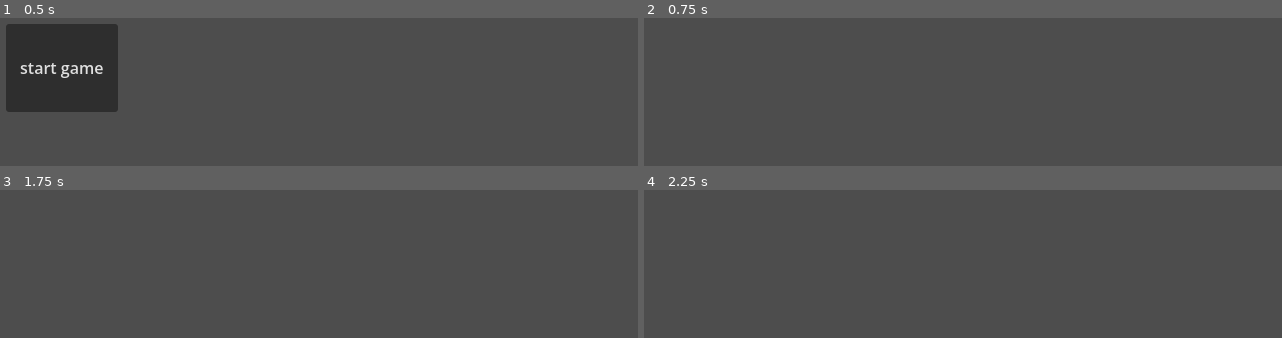
Above: before the commit, frames 1-4 (two rows, left to right).
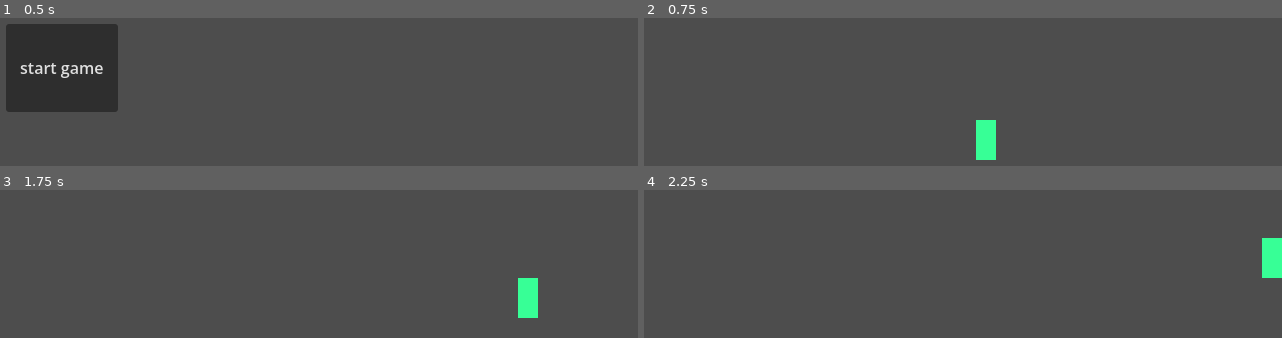
Above: after the commit, the same moments.

Repository: TheRealRaichu/speed-platformer-snake
Game: Godot game, scene res://scenes/scene_root.tscn
Same seed, same stepped clock (60 frames per second), same inputs: the game is played once before the commit and once after it.
Inputs:
- Up to frame 1 (0.5 s): no input
- Up to frame 2 (0.75 s): click "start game" at 0.5 s
- Up to frame 3 (1.75 s): tap Enter at 1.25 s; hold Right (move_right) from 1.28 s (still down); hold X (ability) from 1.28 s (still down); tap C (jump) at 1.52, 1.55 s
- Up to frame 4 (2.25 s): keep holding Right (move_right); tap C (jump) at 1.82, 2.1 s; release X (ability) at 2.03 s

Frame 1 is identical in both runs. In frame 2, 0.8% of the frame differs, in the area x 52-56%, y 68-96%; in frame 3, 0.8%; in frame 4, 0.8%.

Commit message:
some more main setup
added game, background, level, player, ui scenes
ported player controller

Diff:
--- /dev/null
+++ b/speed-platformer-snake/scenes/background.tscn
@@ -0,0 +1,14 @@
+[gd_scene format=3 uid="uid://cfflsu6078laj"]
+
+[ext_resource type="Script" uid="uid://v6ans72kx0ni" path="res://scripts/background.gd" id="1_bkp1e"]
+[ext_resource type="Texture2D" uid="uid://vuxw8qacfs36" path="res://assets/day.png" id="2_y0upk"]
+
+[node name="background" type="Node2D" unique_id=221064305]
+script = ExtResource("1_bkp1e")
+
+[node name="TextureRect" type="TextureRect" parent="." unique_id=617499027]
+offset_right = 640.0
+offset_bottom = 360.0
+texture = ExtResource("2_y0upk")
+expand_mode = 1
+stretch_mode = 4
--- /dev/null
+++ b/speed-platformer-snake/scenes/base.tscn
@@ -0,0 +1,6 @@
+[gd_scene format=3 uid="uid://dqcaa0bjtj5wh"]
+
+[ext_resource type="Script" uid="uid://d1moe7g1kvpgy" path="res://scripts/base.gd" id="1_pvqg0"]
+
+[node name="base" type="Node2D" unique_id=1695991625]
+script = ExtResource("1_pvqg0")
--- a/speed-platformer-snake/scenes/game.tscn
+++ b/speed-platformer-snake/scenes/game.tscn
@@ -1,6 +1,20 @@
 [gd_scene format=3 uid="uid://jhsoolrlm53t"]
 
 [ext_resource type="Script" uid="uid://bivp5q51uujrg" path="res://scripts/game.gd" id="1_uwrxv"]
+[ext_resource type="PackedScene" uid="uid://cfflsu6078laj" path="res://scenes/background.tscn" id="2_yqjtg"]
+[ext_resource type="PackedScene" uid="uid://ptry1uquv1at" path="res://scenes/level.tscn" id="3_lbhrr"]
+[ext_resource type="PackedScene" uid="uid://du50hfe0ks5dj" path="res://scenes/game_ui.tscn" id="3_lnu2h"]
+[ext_resource type="PackedScene" uid="uid://g5s3jnkbsdnp" path="res://scenes/player.tscn" id="4_iywne"]
 
 [node name="game" type="Node2D" unique_id=1548409513]
 script = ExtResource("1_uwrxv")
+
+[node name="background" parent="." unique_id=221064305 instance=ExtResource("2_yqjtg")]
+visible = false
+
+[node name="level" parent="." unique_id=2028525708 instance=ExtResource("3_lbhrr")]
+
+[node name="player" parent="." unique_id=2146727731 instance=ExtResource("4_iywne")]
+position = Vector2(344, 312)
+
+[node name="Game UI" parent="." unique_id=421787168 instance=ExtResource("3_lnu2h")]
--- /dev/null
+++ b/speed-platformer-snake/scenes/game_ui.tscn
@@ -0,0 +1,12 @@
+[gd_scene format=3 uid="uid://du50hfe0ks5dj"]
+
+[ext_resource type="Script" uid="uid://we1ppbodmp8s" path="res://scripts/game_ui.gd" id="1_yubou"]
+
+[node name="Game UI" type="Control" unique_id=421787168]
+layout_mode = 3
+anchors_preset = 15
+anchor_right = 1.0
+anchor_bottom = 1.0
+grow_horizontal = 2
+grow_vertical = 2
+script = ExtResource("1_yubou")
--- /dev/null
+++ b/speed-platformer-snake/scenes/level.tscn
@@ -0,0 +1,39 @@
+[gd_scene format=3 uid="uid://ptry1uquv1at"]
+
+[ext_resource type="Script" uid="uid://bc1spq2d8en42" path="res://scripts/level.gd" id="1_2q6dc"]
+
+[sub_resource type="RectangleShape2D" id="RectangleShape2D_w8frs"]
+size = Vector2(704, 40)
+
+[sub_resource type="RectangleShape2D" id="RectangleShape2D_w7c3h"]
+size = Vector2(32, 400)
+
+[node name="level" type="Node2D" unique_id=2028525708]
+script = ExtResource("1_2q6dc")
+
+[node name="floor" type="StaticBody2D" parent="." unique_id=1008413870]
+
+[node name="CollisionShape2D" type="CollisionShape2D" parent="floor" unique_id=1598567754]
+position = Vector2(320, 340)
+shape = SubResource("RectangleShape2D_w8frs")
+
+[node name="ceiling" type="StaticBody2D" parent="." unique_id=746717990]
+position = Vector2(0, -360)
+
+[node name="CollisionShape2D" type="CollisionShape2D" parent="ceiling" unique_id=1620165336]
+position = Vector2(320, 340)
+shape = SubResource("RectangleShape2D_w8frs")
+
+[node name="left wall" type="StaticBody2D" parent="." unique_id=1759145662]
+position = Vector2(-320, -264)
+
+[node name="CollisionShape2D" type="CollisionShape2D" parent="left wall" unique_id=507387012]
+position = Vector2(304, 424)
+shape = SubResource("RectangleShape2D_w7c3h")
+
+[node name="right wall" type="StaticBody2D" parent="." unique_id=1973651058]
+position = Vector2(352, -264)
+
+[node name="CollisionShape2D" type="CollisionShape2D" parent="right wall" unique_id=1971801664]
+position = Vector2(304, 424)
+shape = SubResource("RectangleShape2D_w7c3h")
--- /dev/null
+++ b/speed-platformer-snake/scenes/player.tscn
@@ -0,0 +1,19 @@
+[gd_scene format=3 uid="uid://g5s3jnkbsdnp"]
+
+[ext_resource type="Script" uid="uid://476kcg0wdvdb" path="res://scripts/player.gd" id="1_3vyb7"]
+
+[sub_resource type="CapsuleShape2D" id="CapsuleShape2D_u8vuu"]
+height = 40.0
+
+[node name="player" type="CharacterBody2D" unique_id=1759500252 groups=["player"]]
+script = ExtResource("1_3vyb7")
+
+[node name="CollisionShape2D" type="CollisionShape2D" parent="." unique_id=854408467]
+position = Vector2(0, -20)
+shape = SubResource("CapsuleShape2D_u8vuu")
+
+[node name="ColorRect" type="ColorRect" parent="." unique_id=1646014691]
+offset_left = -10.0
+offset_top = -40.0
+offset_right = 10.0
+color = Color(0.21568628, 1, 0.5882353, 1)
--- /dev/null
+++ b/speed-platformer-snake/scripts/background.gd
@@ -0,0 +1,3 @@
+extends Node2D
+
+## BACKGROUND
--- /dev/null
+++ b/speed-platformer-snake/scripts/base.gd
@@ -0,0 +1,3 @@
+extends Node2D
+
+## BASE
--- a/speed-platformer-snake/scripts/game.gd
+++ b/speed-platformer-snake/scripts/game.gd
@@ -6,3 +6,6 @@
 # REFERENCES
 # reference to scenemanger, set when initialized
 var scene_manager
+
+# GAME DATA
+var day_count := 0 # score for how many days survived
--- /dev/null
+++ b/speed-platformer-snake/scripts/game_ui.gd
@@ -0,0 +1,3 @@
+extends Control
+
+## GAME UI
--- /dev/null
+++ b/speed-platformer-snake/scripts/level.gd
@@ -0,0 +1,3 @@
+extends Node2D
+
+## LEVEL
--- /dev/null
+++ b/speed-platformer-snake/scripts/player.gd
@@ -0,0 +1,148 @@
+extends CharacterBody2D
+
+## PLAYER
+
+# CONTROLLER ==============
+
+# base movement
+const SPEED := 300.0 # running speed
+const JUMP_VELOCITY := -500.0 # jump impulse
+
+# normal jump
+const BASE_GRAVITY := 1600 # gravity on inital jump/falling of ledge
+const RELEASE_GRAVITY := 6400 # gravity applied after jump key is released,
+const HELD_APEX_GRAVITY := 800 # gravity from when approaching jump apex while jump key is held
+const PRE_APEX_INTERVAL := .2 # timer before apex gravity is in effect
+var is_jump := false # tracks if player is in their own jump or just falling
+var jump_released := false # tracks when player releases jump input mid jump
+var current_gravity := BASE_GRAVITY # current gravity used in physics_process
+
+# wall jump
+const WALLJUMP_VELOCITY := -400.0 # y velocity after wall jump
+const WALL_PUSHBACK_VELOCITY := 300 # x velocity after wall jump
+const WALLJUMP_IGNORE_DURATION := .15 # duration to ignore x input after wall jump
+var walljump_ignore_x := false # should ignore deceleration and run input?
+var wall_slide := false # is sliding on wall?
+const WALL_SLIDE_Y_VELOCITY := 100 # target velocity when sliding down a wall
+
+# blink
+const TELEPORTATION_DISTANCE := 100 # distance teleported in pixels
+const BLINK_OUT_VELOCITY := 500 # amount of velocity added in blink direction after charge blink
+const BLINK_DURATION := .2 # how long blink takes from start to finish
+const MAX_BLINK := 3 # max amount of blink charges that can be held
+var current_blink : int # current number of blinks on hand
+
+# HELPERS FOR CHARACTER CONTROLLER
+# called from physics process
+func set_apex_timer():
+	var apex_timer = Timer.new() # initialize apex gravity timer and application
+	# initialize timer attributes
+	apex_timer.one_shot = true
+	apex_timer.wait_time = PRE_APEX_INTERVAL
+	apex_timer.timeout.connect(func():
+		if Input.is_action_pressed("jump") and not jump_released: # only if jump is still held and was never released
+			current_gravity = HELD_APEX_GRAVITY)
+	add_child(apex_timer) # add child
+	apex_timer.start() # begin timer
+
+func set_walljump_ignore_x_timer(): # ensures that x impulse from wall has some impact before player input works against it
+	var ignore_timer = Timer.new() # initialize ignore timer
+	# initialize timer attributes
+	ignore_timer.one_shot = true
+	ignore_timer.wait_time = WALLJUMP_IGNORE_DURATION
+	ignore_timer.timeout.connect(func(): walljump_ignore_x = false) # stop ignoring x input
+	add_child(ignore_timer) # add child
+	ignore_timer.start() # beginm timer
+
+func _physics_process(delta: float) -> void:
+	# MOVEMENT
+	# TAKE INPUT DIRECTIONS
+	var horizontal_direction := Input.get_axis("move_left", "move_right") # get horizontal axis input
+	var vertical_direction := Input.get_axis("move_up", "move_down") # get vertical axis input
+
+	# RUNNING
+	if not walljump_ignore_x: # if x velocity change is being accepted
+		# get acceleration based on grounded status
+		var horizontal_acceleration = 100 if is_on_floor() else 60 # 100 on ground, 60 in air
+		# move in direction of acceleration or decelerate
+		if horizontal_direction:
+			velocity.x = move_toward(velocity.x, horizontal_direction * SPEED, horizontal_acceleration) # accelerate toward top speed
+		else: # no dir held
+			velocity.x = move_toward(velocity.x, 0, horizontal_acceleration) # decelerate to 0
+
+	# JUMPING
+	# reset all jump status if on the floor
+	if is_on_floor() or is_on_wall():
+		is_jump = false # not currently jumping
+		jump_released = false # not jumping so reset
+		current_gravity = BASE_GRAVITY # reset gravity
+
+	# base jump if on floor
+	if is_on_floor() and Input.is_action_just_pressed("jump"):
+		velocity.y += JUMP_VELOCITY # apply jump velocity
+		is_jump = true # currently jumping
+		set_apex_timer() # initialize timer for apex gravity
+
+	# releasing while in jump makes you fall REALLY FAST
+	if Input.is_action_just_released("jump") and is_jump: # if are jumping and jump was released
+		jump_released = true # flag for jump key has been released
+		current_gravity = RELEASE_GRAVITY # adjust gravity accordingly
+
+	# GRAVITY
+	if not is_on_floor():
+		velocity.y += current_gravity * delta # apply gravity to y velocity
+
+	# WALL JUMPING
+	if is_on_wall_only() and Input.is_action_just_pressed("jump"): # on wall only and jumped
+		velocity.y = WALLJUMP_VELOCITY # set y velocity accordingly
+		# set flags for wall jump
+		walljump_ignore_x = true
+		is_jump = true
+		# check what side wall is on
+		if get_wall_normal().x > 0: # wall on left
+			velocity.x = WALL_PUSHBACK_VELOCITY # push to the right
+		else: # wall on right
+			velocity.x = -WALL_PUSHBACK_VELOCITY # push to the left
+		set_walljump_ignore_x_timer() # set timer
+	# check if wall sliding
+	if is_on_wall_only() and (Input.is_action_pressed("move_right") or Input.is_action_pressed("move_left")):
+		wall_slide = true
+	else:
+		wall_slide = false
+
+	if wall_slide and velocity.y > 0: # if wall sliding downward
+		velocity.y = move_toward(velocity.y, WALL_SLIDE_Y_VELOCITY, 50)  # move toward wall sliding speed
+
+
+	# BLINKING
+	if Input.is_action_just_pressed("ability"): # when blink input pressed
+		var blink_vector := Vector2(horizontal_direction, vertical_direction) # take direction of blink
+		blink_vector = blink_vector.normalized() # normalize
+
+		# flag as a jump and reset jump release
+		is_jump = true
+		jump_released = false
+
+		var cur_velocity := velocity # record velocity
+		var new_pos := Vector2( # compute new position
+			self.position.x + TELEPORTATION_DISTANCE * blink_vector.x,
+			self.position.y + TELEPORTATION_DISTANCE * blink_vector.y)
+
+		self.visible = false # disappear (will be animation later)
+
+		await get_tree().create_timer(.2).timeout
+
+		self.visible = true # come back
+
+		# set new position
+		position = new_pos
+		if not Input.is_action_pressed("ability"): # if ability is not held
+			velocity = cur_velocity # just restore velocity
+		else: # ability is held
+			velocity = cur_velocity + Vector2( # also add extra velocity
+				BLINK_OUT_VELOCITY * blink_vector.x,
+				BLINK_OUT_VELOCITY * blink_vector.y)
+
+	move_and_slide() # duh
+
+# END OF CONTROLLER ======
Binary file added: speed-platformer-snake/assets/day.png
Not shown, added: speed-platformer-snake/assets/day.png.import
Not shown, added: speed-platformer-snake/scripts/background.gd.uid
Not shown, added: speed-platformer-snake/scripts/base.gd.uid
Not shown, added: speed-platformer-snake/scripts/game_ui.gd.uid
Not shown, added: speed-platformer-snake/scripts/level.gd.uid
Not shown, added: speed-platformer-snake/scripts/player.gd.uid
